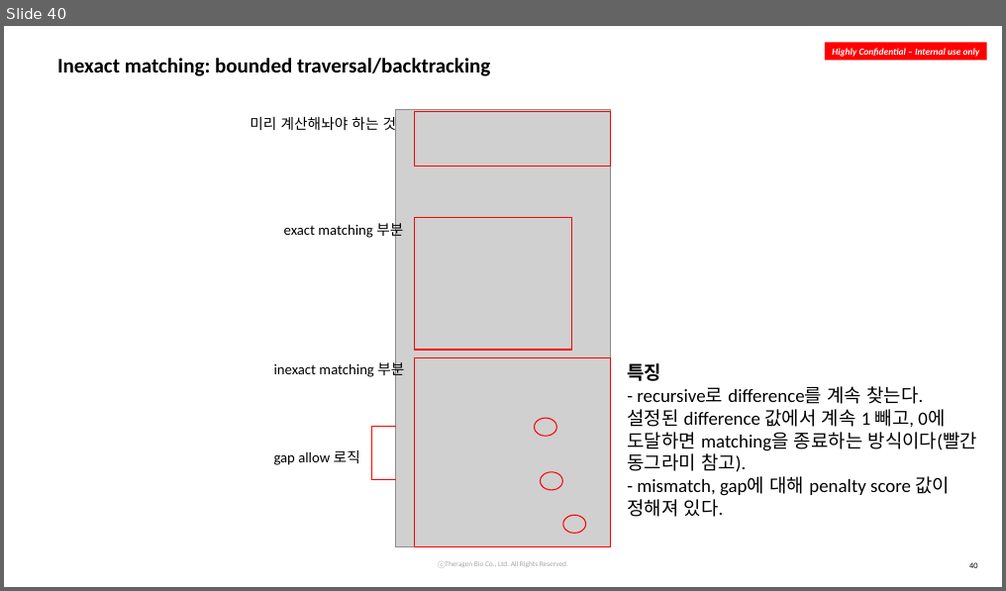
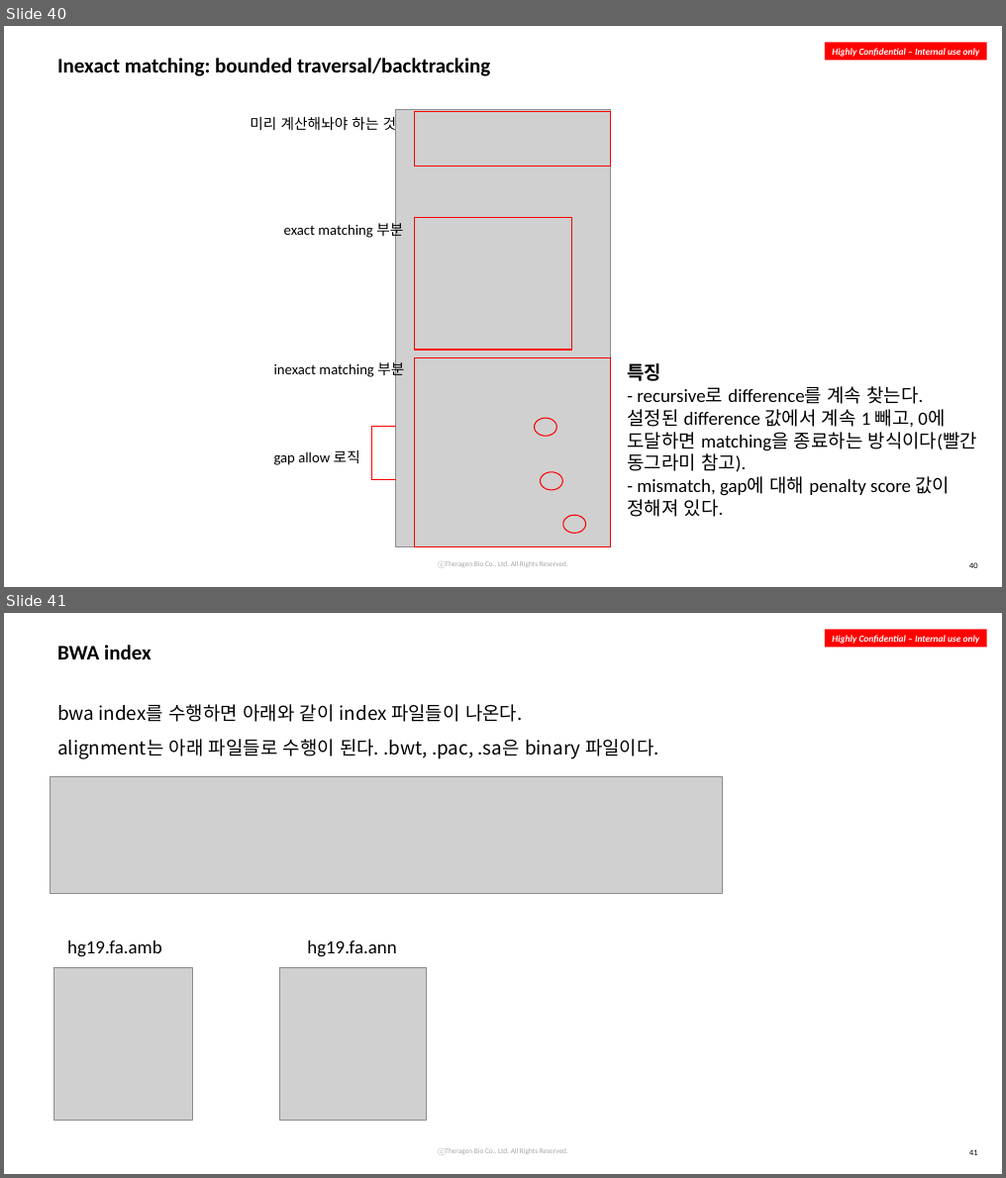
Before and after one commit to Shin-jongwhan/algorithm, a slide deck: BWT, BWA_240620.pptx. Shown one above the other, each under a label of ours: slide 40 before the commit, slides 40 and 41 after it. The pictures are 1006x591 and 1006x1178 pixels, drawn with LibreOffice and Linux fonts; fonts in the diff are those of the drawing; grey boxes stand for pictures; background and template pictures are left out. Boxes give left, top, right and bottom in pixels: in the first picture for what was removed or moved away, otherwise in the second. Text is boxed around its words. In the diff, an @@ line names an element or a change of style, - is before the commit and + after.

```diff
--- a/BWT, BWA_240620.pptx
+++ b/BWT, BWA_240620.pptx
@@ slide 41 added at box(4, 613, 1002, 1174), background #FFFFFF; not listed: 3 template elements that a slide beside it also shows @@
@@ title added at box(57, 645, 152, 660), 20 pt, text #000000, bold @@
+BWA index
@@ text added at box(57, 704, 659, 760), 18 pt, text #000000 @@
+bwa index를 수행하면 아래와 같이 index 파일들이 나온다.
+alignment는 아래 파일들로 수행이 된다. .bwt, .pac, .sa은 binary 파일이다.
@@ picture added at box(51, 777, 722, 894) @@
@@ picture added at box(54, 967, 193, 1120) @@
@@ text added at box(67, 941, 162, 958), 18 pt, text #000000 @@
+hg19.fa.amb
@@ picture added at box(280, 967, 427, 1120) @@
@@ text added at box(307, 941, 396, 958), 18 pt, text #000000 @@
+hg19.fa.ann
@@ page number added at box(969, 1150, 977, 1156), 8 pt, text #000000 @@
+41
```
Also in this commit, not shown: 3 slides changed.
